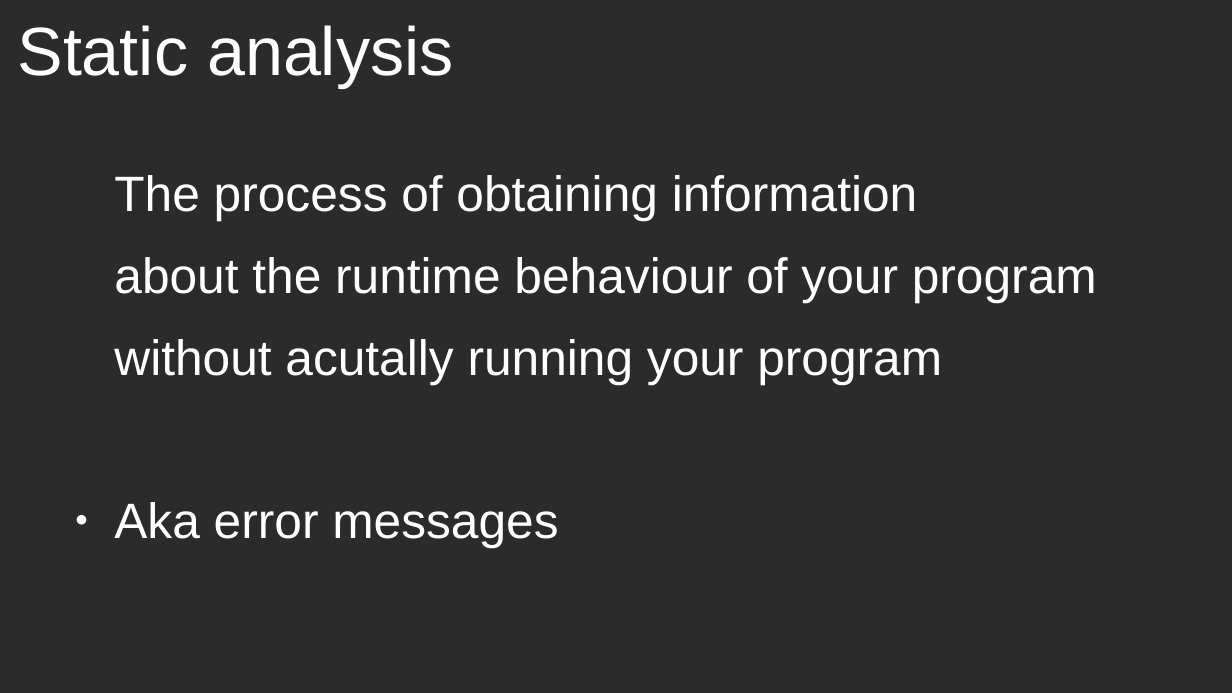
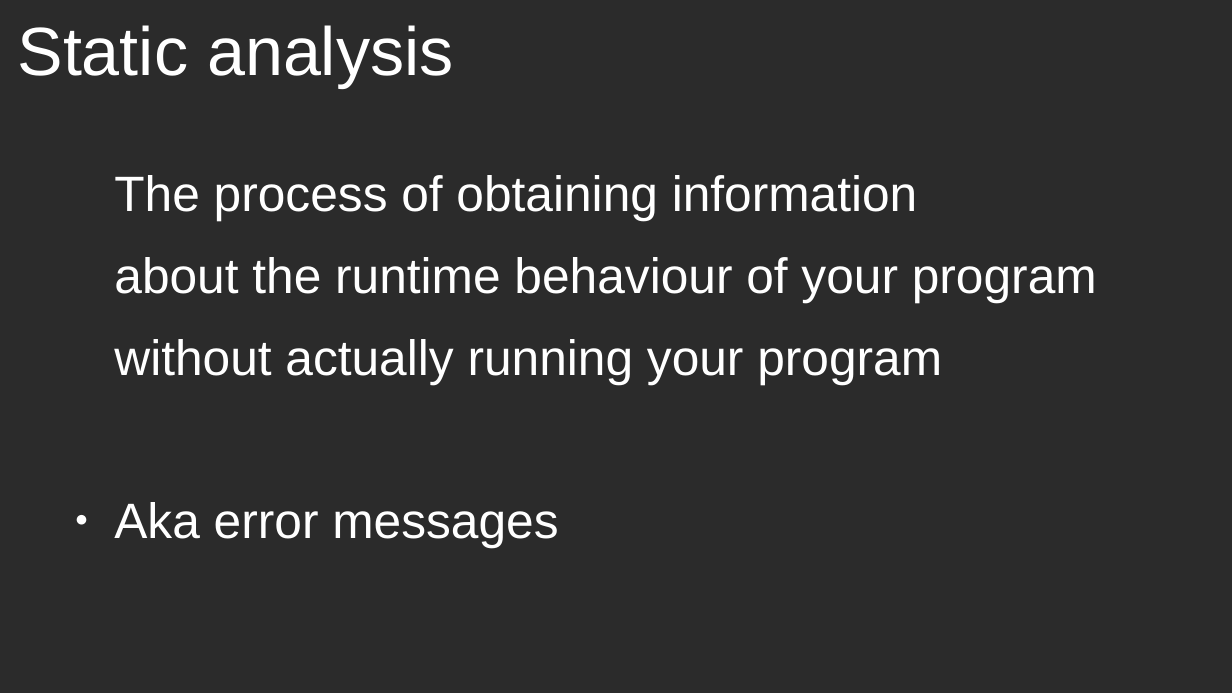
Before and after one commit to oli-obk/rustfest2018_workshop, a slide deck: slide 6 of presentation.odp. Drawn at 1232x693 pixels with LibreOffice and Linux fonts; fonts in the diff are those of the drawing; background and template pictures are left out; a plain dark background stands for a picture behind light text. Boxes give left, top, right and bottom in pixels: in the first picture for what was removed or moved away, otherwise in the second. Text is boxed around its words. In the diff, an @@ line names an element or a change of style, - is before the commit and + after.

Commit message:
fix typo
actually instead of acutally

```diff
--- a/presentation.odp
+++ b/presentation.odp
@@ text at box(114, 339, 942, 384): text changed @@
-without acutally running your program
+without actually running your program
```
Also in this commit, not shown: 1 other file.
